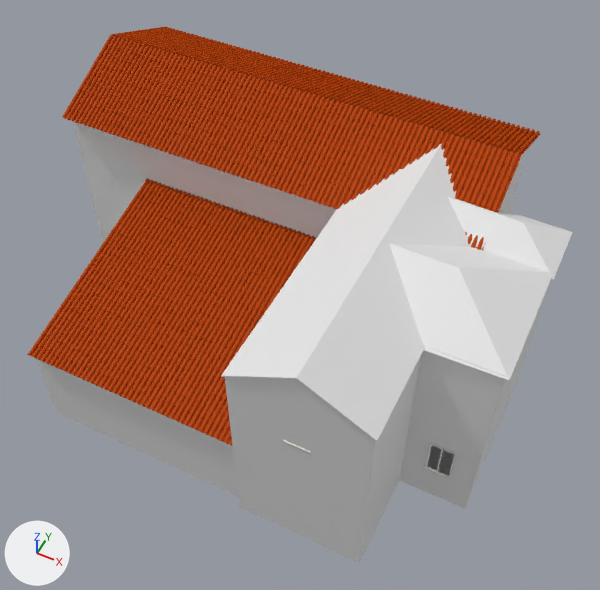
Two versions of the Blender file main.blend, one commit apart.
One viewpoint serves both versions: a 50 mm lens placed at (15.5, -45.8, 70.6), pointed at (-8.7, 2.7, 10.0). Arrows for +X, +Y and +Z are at lower left; the lights stay in place.

The first picture shows 'Cube.003', 'Cube.004', 'Cube.005', 'HouseBase', 'Roof', 'Roof.001', 'Roof.002'.
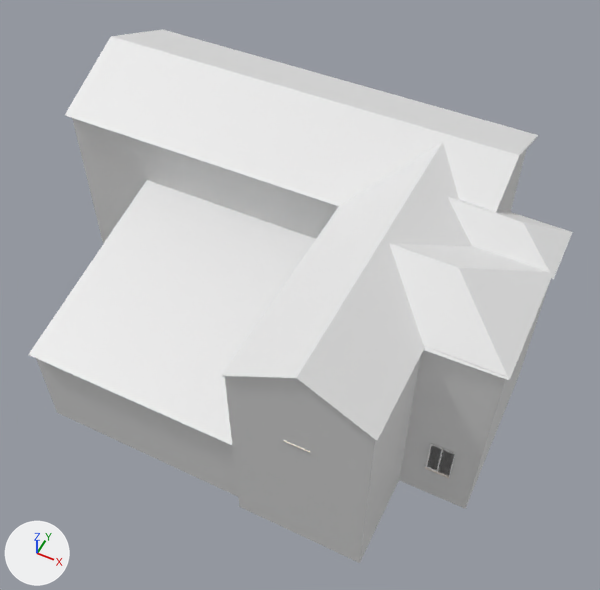
Changed parts and their boxes [x1, y1, x2, y2] in the pictures (600 x 590 px):
```json
{"object": "Roof.002", "change": "hidden", "before": [27, 178, 316, 446]}
{"object": "Roof.001", "change": "hidden", "before": [62, 35, 522, 251]}
{"object": "Roof", "change": "hidden", "before": [111, 26, 540, 155]}
{"object": "Cube.002", "change": "unchanged, uncovered by the edit", "before": [103, 65, 533, 155], "after": [65, 29, 538, 212]}
{"object": "Cube.006", "change": "unchanged, uncovered by the edit", "after": [28, 180, 316, 445]}
```

The change, as JSON lines over the scene's bpy script:
```json
{"op": "add", "block": "ob_roof", "code": "ob_roof.hide_set(True)"}
{"op": "add", "block": "ob_roof_001", "code": "ob_roof_001.hide_set(True)"}
{"op": "add", "block": "ob_roof_002", "code": "ob_roof_002.hide_set(True)"}
```
